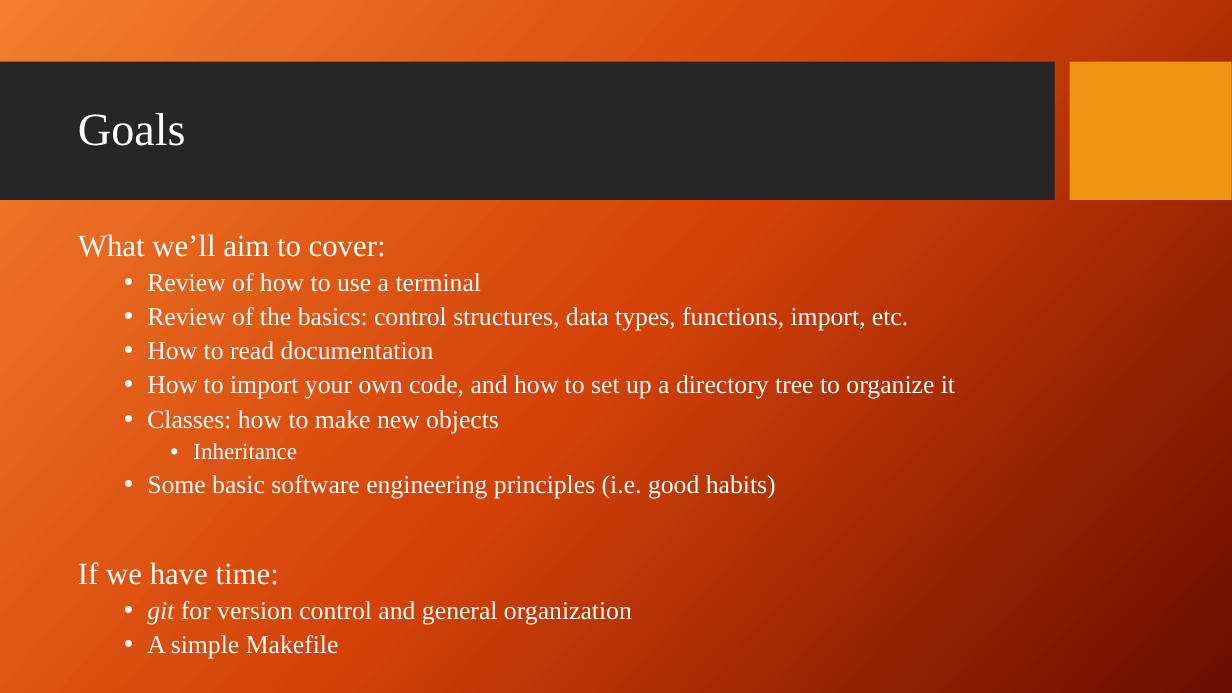
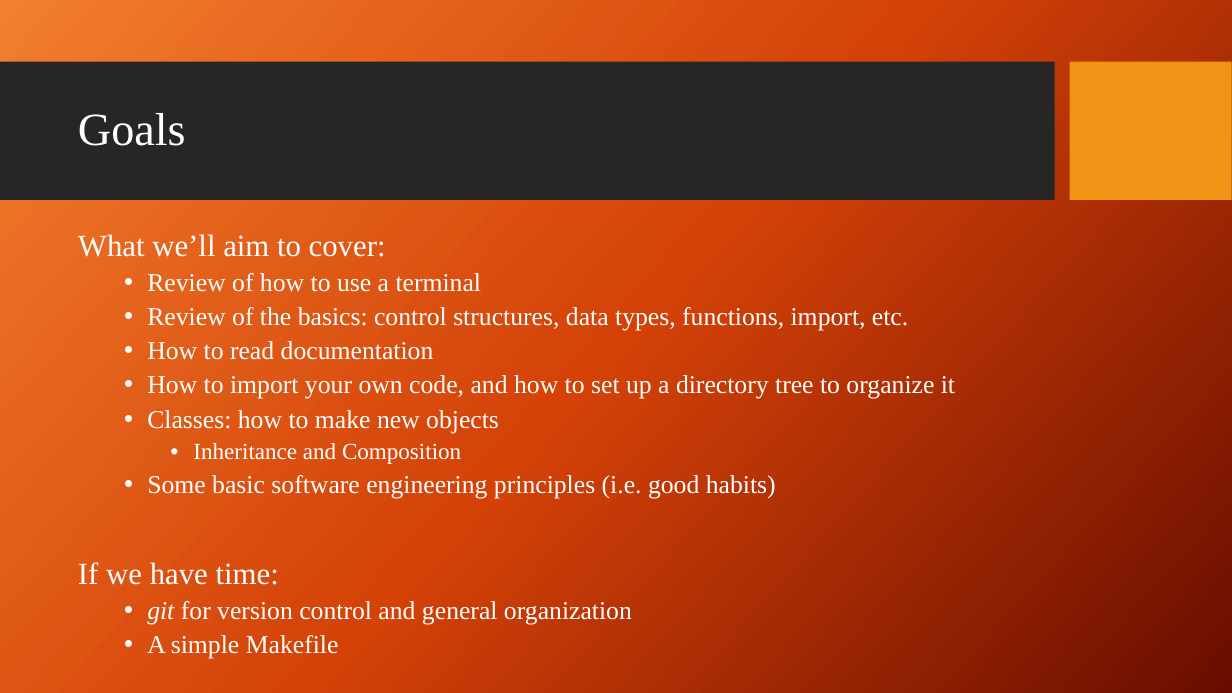
Before and after one commit to giganano/PythonBootcamp, a slide deck: slide 10 of slides/intro.pptx. Drawn at 1232x693 pixels with LibreOffice and Linux fonts; fonts in the diff are those of the drawing; background and template pictures are left out. Boxes give left, top, right and bottom in pixels: in the first picture for what was removed or moved away, otherwise in the second. Text is boxed around its words. In the diff, an @@ line names an element or a change of style, - is before the commit and + after.

```diff
--- a/slides/intro.pptx
+++ b/slides/intro.pptx
@@ text at (193,443,461,464): text changed @@
-    • Inheritance
+    • Inheritance and Composition
```
Also in this commit, not shown: 1 other slide changed, 38 other files.
